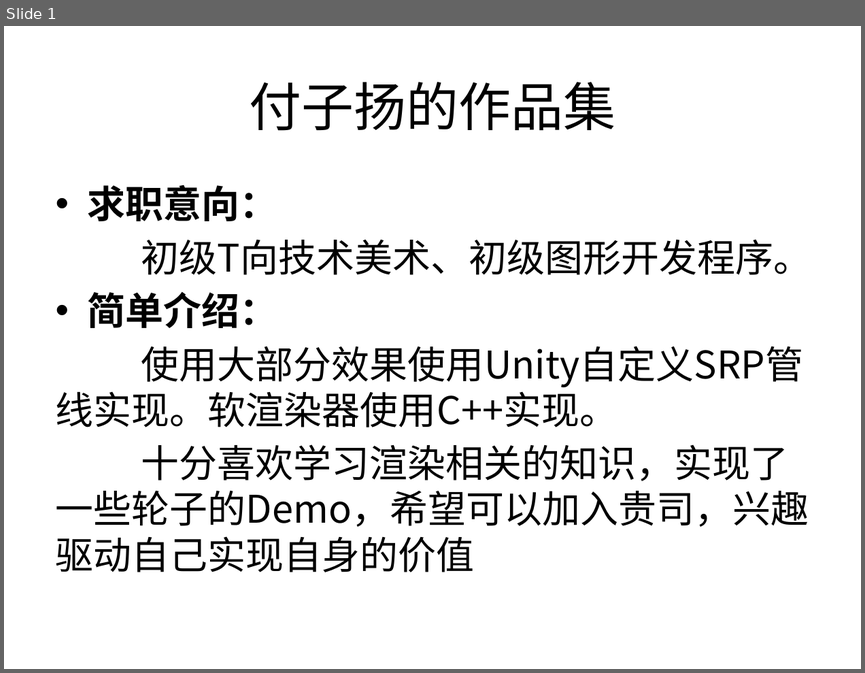
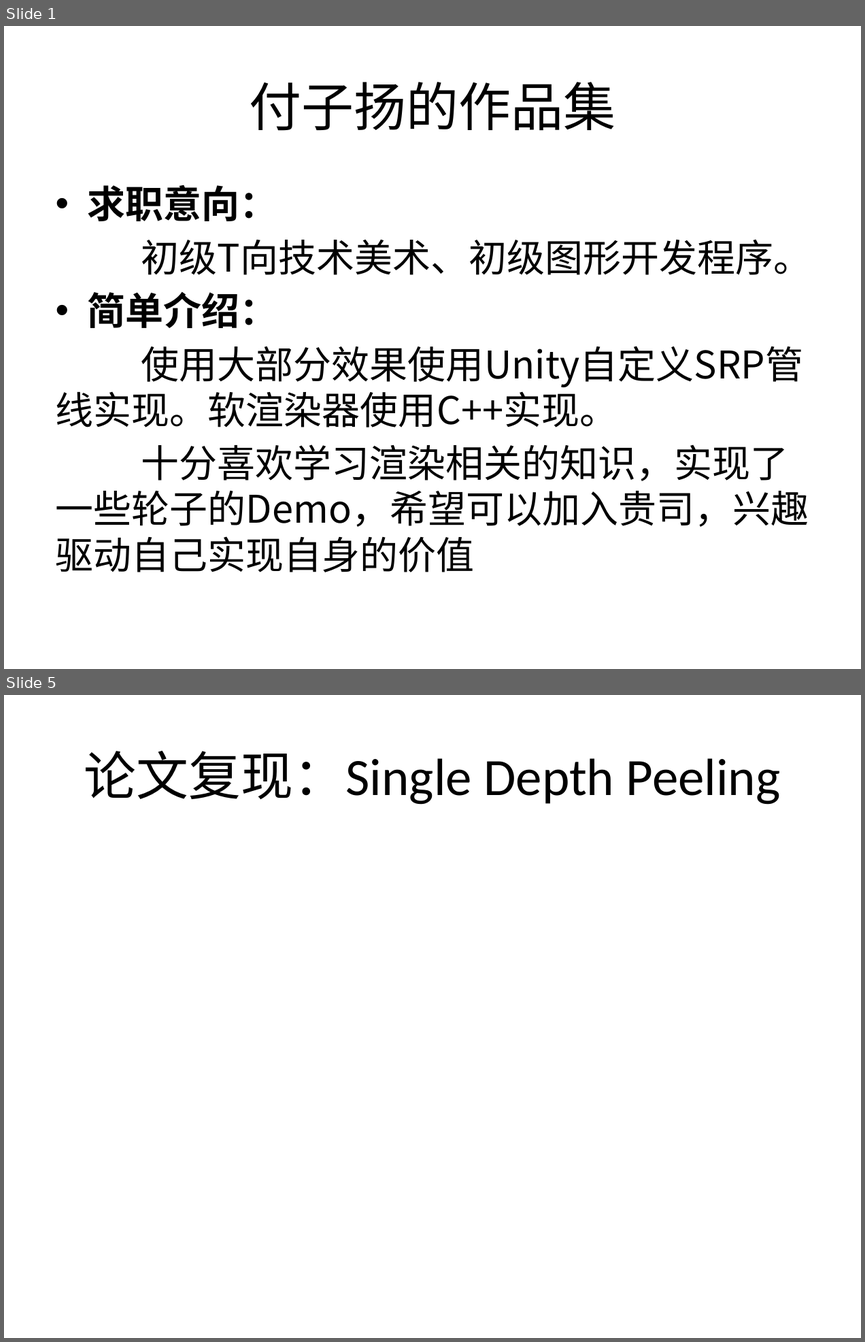
Before and after one commit to w199753/SoftRender, a slide deck: study/作品展示集.pptx. Shown one above the other, each under a label of ours: slide 1 before the commit, slides 1 and 5 after it; the slides between them are not shown. The pictures are 865x673 and 865x1342 pixels, drawn with LibreOffice and Linux fonts; fonts in the diff are those of the drawing. Boxes give left, top, right and bottom in pixels: in the first picture for what was removed or moved away, otherwise in the second. Text is boxed around its words. In the diff, an @@ line names an element or a change of style, - is before the commit and + after.

```diff
--- a/study/作品展示集.pptx
+++ b/study/作品展示集.pptx
@@ slide 5 added at [4, 695, 861, 1338], background #FFFFFF @@
@@ title added at [84, 751, 781, 804], 44 pt, text #000000 @@
+论文复现：Single Depth Peeling
```
Also in this commit, not shown: 9 other slides added, 3 other files.
